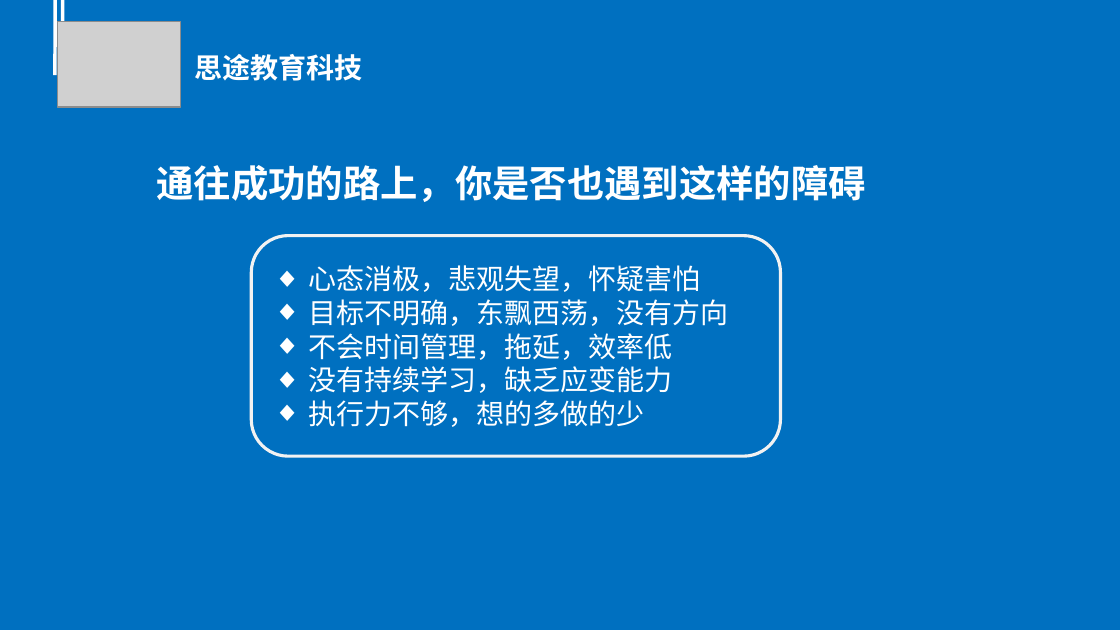
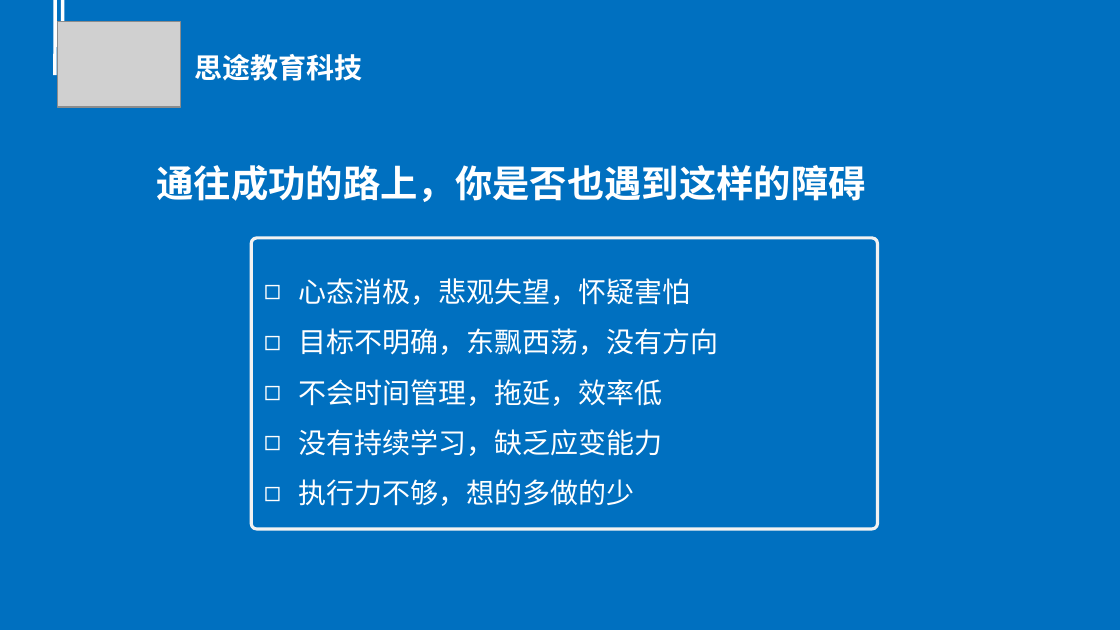
Before and after one commit to millet0328/lesson-file, a slide deck: slide 23 of 职业素养课程--用未来技术视角，定位奋斗方向.pptx (slide 22 before the commit). Drawn at 1120x630 pixels with LibreOffice and Linux fonts; fonts in the diff are those of the drawing; grey boxes stand for pictures. Boxes give left, top, right and bottom in pixels: in the first picture for what was removed or moved away, otherwise in the second. Text is boxed around its words. In the diff, an @@ line names an element or a change of style, - is before the commit and + after.

```diff
--- a/职业素养课程--用未来技术视角，定位奋斗方向.pptx
+++ b/职业素养课程--用未来技术视角，定位奋斗方向.pptx
@@ rounded rectangle "心态消极，悲观失望，怀疑害怕": place and size @@
-rounded rectangle "心态消极，悲观失望，怀疑害怕" at (251,235,780,456)
+rounded rectangle "心态消极，悲观失望，怀疑害怕" at (251,237,877,529)
@@ rounded rectangle "心态消极，悲观失望，怀疑害怕" at (251,237,877,529): bullet ◆ to ◻; line spacing 1 to 1.5; proportions changed @@
```
Also in this commit, not shown: 14 other slides changed, 21 slides added, 3 slides removed.
